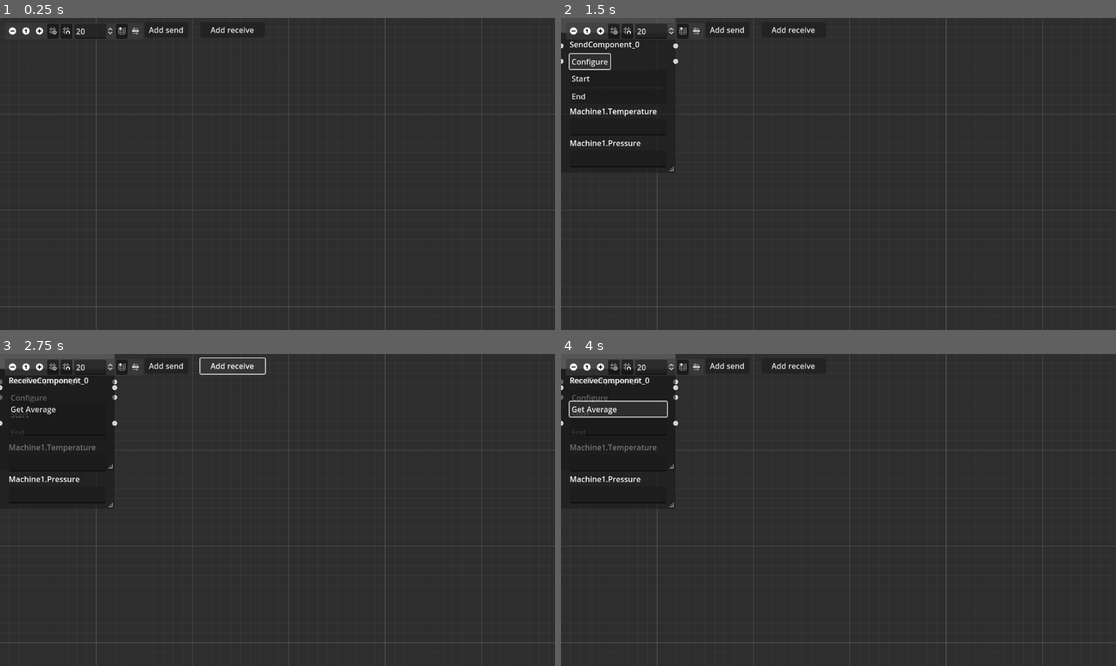
Above: before the commit, frames 1-4 (two rows, left to right).
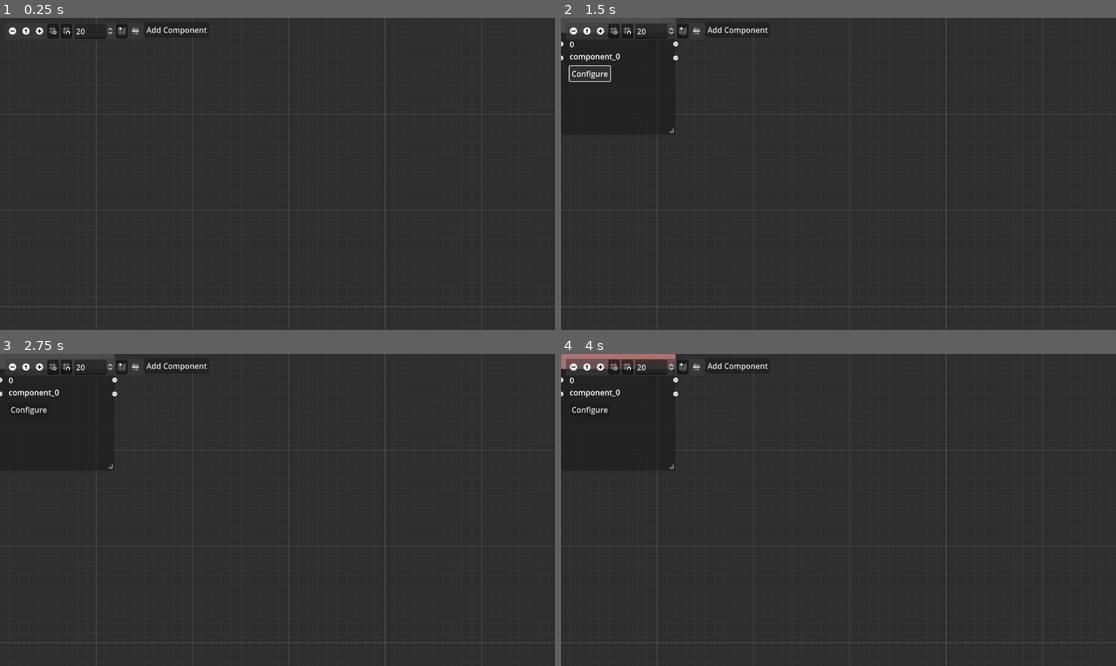
Above: after the commit, the same moments.

Repository: HuyChu92/dtc-dr
Game: Godot game, scene res://raster.tscn
Same seed, same stepped clock (60 frames per second), same inputs: the game is played once before the commit and once after it.
Inputs (mouse positions are in pixels of both pictures, inside the frame that each line leads up to):
- Up to frame 1 (0.25 s): no input
- Up to frame 2 (1.5 s): click "Add send" (after the commit: "Add Component") at 0.5 s; click "Configure" at 1.25 s
- Up to frame 3 (2.75 s): click (233, 366) at 2 s, where only the run before the commit has a clickable "Add receive"
- Up to frame 4 (4 s): click (616, 410) at 2.75 s, where only the run before the commit has a clickable "Get Average"; click (616, 413) at 3.5 s, where only the run before the commit has a clickable "Start"

The runs differ from the first frame. In frame 1, 0.2% of the frame differs, in the area x 26-46%, y 2-7%; in frame 2, 1.4%; in frame 3, 1.3%; in frame 4, 2.0%, in the area x 0-46%, y 0-50%.
Error before the commit: Invalid access to property or key 'averageTemperature' on a base object of type 'Nil'. (res://scripts/ReceiveComponent.gd:107)

Commit message:
Add files via upload

Diff:
--- a/digital-twin-configurator-godot-files/ComponentMenu.tscn
+++ b/digital-twin-configurator-godot-files/ComponentMenu.tscn
@@ -13,6 +13,8 @@
 anchors_preset = 15
 anchor_right = 1.0
 anchor_bottom = 1.0
+offset_left = 1.0
+offset_right = 1.0
 grow_horizontal = 2
 grow_vertical = 2
 script = ExtResource("1_64b2g")
@@ -56,12 +58,30 @@
 
 [node name="ComponentNameLabel" type="Label" parent="Control"]
 layout_mode = 0
-offset_left = 868.0
-offset_top = 108.0
-offset_right = 960.0
-offset_bottom = 134.0
+offset_left = 865.0
+offset_top = 96.0
+offset_right = 994.0
+offset_bottom = 135.0
 text = "Placeholder"
 label_settings = SubResource("LabelSettings_fv5sy")
+
+[node name="NewNameInput" type="LineEdit" parent="Control"]
+layout_mode = 0
+offset_left = 864.0
+offset_top = 96.0
+offset_right = 995.0
+offset_bottom = 135.0
+theme_override_font_sizes/font_size = 12
+placeholder_text = "Nieuwe Naam (Enter)"
+flat = true
+
+[node name="InvisNameChangeButton" type="Button" parent="Control"]
+layout_mode = 0
+offset_left = 860.0
+offset_top = 92.0
+offset_right = 1034.0
+offset_bottom = 140.0
+flat = true
 
 [node name="setApiButton" type="Button" parent="Control"]
 layout_mode = 0
@@ -117,5 +137,7 @@
 offset_bottom = 622.0
 
 [connection signal="pressed" from="Control/closeButton" to="." method="_on_close_button_pressed"]
+[connection signal="text_submitted" from="Control/NewNameInput" to="." method="_on_new_name_input_text_submitted"]
+[connection signal="button_down" from="Control/InvisNameChangeButton" to="." method="_on_invis_name_change_button_button_down"]
 [connection signal="pressed" from="Control/setApiButton" to="." method="_on_set_api_button_pressed"]
 [connection signal="request_completed" from="Control/setApiButton/HTTPRequest" to="." method="_on_http_request_request_completed"]
--- a/digital-twin-configurator-godot-files/component-receive.tscn
+++ b/digital-twin-configurator-godot-files/component-receive.tscn
@@ -1,6 +1,88 @@
-[gd_scene load_steps=2 format=3 uid="uid://b17qnt3ppq0kr"]
+[gd_scene load_steps=2 format=3 uid="uid://cphmh8scoelo7"]
 
-[ext_resource type="Script" path="res://scripts/ReceiveComponent.gd" id="1_i30bc"]
+[sub_resource type="GDScript" id="GDScript_6hkvp"]
+script/source = "extends GraphNode
+
+@onready var Line = $Line
+@onready var _componentName : Label = $Line/ComponentName
+@onready var flaskOutput = $Line/FlaskOutput
+
+var ComponentMenuVisBool = false
+var receiver_node_name : String = \"\"
+var NewReceiveNodeName : String = \"\"
+var connectionDict = {}
+var SendComponent
+var json_result
+
+
+# Called when the node enters the scene tree for the first time.
+func _ready():
+	SignalHub.connect(\"NewReceiveNodeName\", Callable(self, \"_onInitialiseNode\"))
+	SignalHub.connect(\"connectionDict\", Callable(self, \"_isConnected\"))
+
+
+#De nieuwe receive node wordt aangemaakt, de meegegeven naam wordt toegewezen en weergegeven.
+func _onInitialiseNode(NewReceiveNodeName):
+	set_name(NewReceiveNodeName)
+	receiver_node_name = get_name()
+	_componentName.text = receiver_node_name
+
+#Er wordt gekeken of de huidige node (receiver_node_name) aanwezig is in connectionDict (waarin alle connections gedefineerd zijn)
+#Vervolgens wordt de sendnode geassocieerd met de receivenode achterhaald.
+#De functie _accesRawApiData wordt aangeroepen. De API inhoud van de achterhaalde sendnode wordt geraadpleegd
+func _isConnected(connectionDict):
+	print(\"receiver_node_name: \", receiver_node_name)
+
+	if receiver_node_name not in connectionDict:
+		print(\"an error has occured. Please try to lay the connection an other way\")
+	else:
+		self.SendComponent = connectionDict[receiver_node_name][\"from=\"]
+		SignalHub.connect(\"nodeInformationDict\", Callable(self, \"_accesRawApiData\"))
+
+#Voor verwerking in de flask server wordt de array in aparte integers omgezet in een dictionary.
+func _accesRawApiData(nodeInformationDict):
+	self.json_result = nodeInformationDict[SendComponent][\"Api Data= \"]
+	_convert_string_to_dict(json_result)
+
+
+#Voor verwerking in de flask server wordt de array in aparte integers omgezet in een dictionary.
+func _convert_string_to_dict(json_result: Array) -> Dictionary:
+	var data = {}
+
+	for i in range(json_result.size()):
+		data[\"int\" + str(i + 1)] = json_result[i]
+
+	_flaskRequest(data)
+	return data
+
+#De dictionary wordt naar de flask server gepost (Ip adres aanpassen aan de flask server!!!).
+func _flaskRequest(data):
+	var json = JSON.stringify(data)
+	var headers = [\"Content-Type: application/json\"]
+	#Ip adres aanpassen aan het IP waar flask wordt gehost.
+	$HTTPPost.request(\"http://0.0.0.0/sum\", headers, HTTPClient.METHOD_POST, json)
+
+#Het gerturnede resultaat wordt weergegeven in de scrollbox flaskOutput
+func _on_http_post_request_completed(result, response_code, headers, body):
+	var json_post_result = JSON.parse_string(body.get_string_from_utf8())
+	flaskOutput.text = str(json_post_result)
+
+## Controls
+#Resize
+func _on_resize_request(new_minsize):
+	self.size = new_minsize
+
+#Close
+func _on_close_request():
+	self.queue_free()
+
+
+func _on_configure_button_pressed():
+	self.ComponentMenuVisBool = true
+	receiver_node_name = get_name()
+	SignalHub.emit_signal(\"ComponentMenuStatus\", ComponentMenuVisBool, receiver_node_name)
+	SignalHub.emit_signal(\"NodeInformation\", receiver_node_name)
+"
 
 [node name="GraphNode" type="GraphNode"]
 anchors_preset = 8
@@ -36,7 +118,7 @@
 slot/1/right_color = Color(1, 1, 1, 1)
 slot/1/right_icon = null
 slot/1/draw_stylebox = true
-script = ExtResource("1_i30bc")
+script = SubResource("GDScript_6hkvp")
 
 [node name="Line" type="VBoxContainer" parent="."]
 custom_minimum_size = Vector2(0, 30)
@@ -55,20 +137,8 @@
 custom_minimum_size = Vector2(0, 90)
 layout_mode = 2
 
-[node name="Button" type="Button" parent="Line2"]
-layout_mode = 2
-text = "Get Average"
-alignment = 0
-
-[node name="TextEdit" type="TextEdit" parent="Line2"]
-custom_minimum_size = Vector2(0, 35)
-layout_mode = 2
-
 [node name="HTTPPost" type="HTTPRequest" parent="."]
-
-[node name="HTTPGet" type="HTTPRequest" parent="."]
 
 [connection signal="close_request" from="." to="." method="_on_close_request"]
 [connection signal="resize_request" from="." to="." method="_on_resize_request"]
-[connection signal="pressed" from="Line2/Button" to="." method="_on_button_pressed"]
 [connection signal="request_completed" from="HTTPPost" to="." method="_on_http_post_request_completed"]
--- /dev/null
+++ b/digital-twin-configurator-godot-files/component.tscn
@@ -0,0 +1,81 @@
+[gd_scene load_steps=2 format=3 uid="uid://qcsdym220ofv"]
+
+[ext_resource type="Script" path="res://scripts/Component.gd" id="1_tdwr8"]
+
+[node name="GraphNode" type="GraphNode"]
+anchors_preset = 8
+anchor_left = 0.5
+anchor_top = 0.5
+anchor_right = 0.5
+anchor_bottom = 0.5
+offset_left = -120.0
+offset_top = -192.0
+offset_right = 118.0
+offset_bottom = 50.0
+grow_horizontal = 2
+grow_vertical = 2
+scale = Vector2(0.988867, 1)
+mouse_filter = 1
+show_close = true
+resizable = true
+slot/0/left_enabled = true
+slot/0/left_type = 0
+slot/0/left_color = Color(1, 1, 1, 1)
+slot/0/left_icon = null
+slot/0/right_enabled = true
+slot/0/right_type = 0
+slot/0/right_color = Color(1, 1, 1, 1)
+slot/0/right_icon = null
+slot/0/draw_stylebox = true
+slot/1/left_enabled = true
+slot/1/left_type = 0
+slot/1/left_color = Color(1, 1, 1, 1)
+slot/1/left_icon = null
+slot/1/right_enabled = true
+slot/1/right_type = 0
+slot/1/right_color = Color(1, 1, 1, 1)
+slot/1/right_icon = null
+slot/1/draw_stylebox = true
+slot/2/left_enabled = false
+slot/2/left_type = 0
+slot/2/left_color = Color(1, 1, 1, 1)
+slot/2/left_icon = null
+slot/2/right_enabled = false
+slot/2/right_type = 0
+slot/2/right_color = Color(1, 1, 1, 1)
+slot/2/right_icon = null
+slot/2/draw_stylebox = true
+slot/3/left_enabled = false
+slot/3/left_type = 0
+slot/3/left_color = Color(1, 1, 1, 1)
+slot/3/left_icon = null
+slot/3/right_enabled = false
+slot/3/right_type = 0
+slot/3/right_color = Color(1, 1, 1, 1)
+slot/3/right_icon = null
+slot/3/draw_stylebox = true
+script = ExtResource("1_tdwr8")
+
+[node name="IdLabel" type="Label" parent="."]
+layout_mode = 2
+
+[node name="Line" type="VBoxContainer" parent="."]
+custom_minimum_size = Vector2(0, 30)
+layout_mode = 2
+
+[node name="ComponentName" type="Label" parent="Line"]
+layout_mode = 2
+
+[node name="ConfigureButton" type="Button" parent="."]
+layout_mode = 2
+size_flags_horizontal = 0
+tooltip_text = "Configure this component"
+text = "Configure"
+
+[node name="Line2" type="VBoxContainer" parent="."]
+custom_minimum_size = Vector2(0, 90)
+layout_mode = 2
+
+[connection signal="close_request" from="." to="." method="_on_close_request"]
+[connection signal="resize_request" from="." to="." method="_on_resize_request"]
+[connection signal="pressed" from="ConfigureButton" to="." method="_on_configure_button_pressed"]
--- /dev/null
+++ b/digital-twin-configurator-godot-files/components.json
@@ -0,0 +1 @@
+[{"ComponentId":0,"component":{"id":0,"name":"component_0"}},{"ComponentId":1,"component":{"id":1,"name":"component_1"}},{"ComponentId":2,"component":{"id":2,"name":"component_2"}}]
--- a/digital-twin-configurator-godot-files/project.godot
+++ b/digital-twin-configurator-godot-files/project.godot
@@ -20,3 +20,4 @@
 SignalHub="*res://scripts/SignalHub.gd"
 NodeInformation="*res://scripts/nodeInformation.gd"
 Connections="*res://scripts/connections.gd"
+ComponentsJson="*res://scripts/components_json.gd"
--- a/digital-twin-configurator-godot-files/raster.tscn
+++ b/digital-twin-configurator-godot-files/raster.tscn
@@ -43,18 +43,9 @@
 offset_top = 9.0
 offset_right = 391.0
 offset_bottom = 41.0
-text = "Add send
+text = "Add Component
 "
-
-[node name="Button-receive" type="Button" parent="."]
-layout_mode = 0
-offset_left = 416.0
-offset_top = 9.0
-offset_right = 550.0
-offset_bottom = 41.0
-text = "Add receive"
 
 [connection signal="connection_request" from="GraphEdit" to="GraphEdit" method="_on_connection_request"]
 [connection signal="disconnection_request" from="GraphEdit" to="GraphEdit" method="_on_disconnection_request"]
 [connection signal="pressed" from="Button-send" to="." method="_on_add_send_comp_button_pressed"]
-[connection signal="pressed" from="Button-receive" to="." method="_on_add_receive_comp_button_pressed"]
--- /dev/null
+++ b/digital-twin-configurator-godot-files/scripts/Component.gd
@@ -0,0 +1,76 @@
+extends GraphNode
+
+@onready var Line = $Line
+@onready var _componentName : Label = $Line/ComponentName
+#@onready var other_scene_instance = preload("res://raster.tscn").new()
+
+
+var ComponentMenuVisBool = false
+var ComponentName : String = ""
+var InitialComponentName : String = ""
+var ComponentId
+var content
+var item
+var data_received
+
+# Called when the node enters the scene tree for the first time.
+func _ready():
+	SignalHub.connect("updateComponents", Callable(self, "_onInitialiseNode"))
+	SignalHub.connect("NodeInformation", Callable(self, "_editedName"))
+
+#De nieuwe send node wordt aangemaakt, de meegegeven naam wordt toegewezen en weergegeven.
+
+#https://docs.godotengine.org/en/stable/classes/class_fileaccess.html#description
+func _onInitialiseNode(ComponentId, InitialComponentName):
+	var jsonfile = FileAccess.open("res://components.json", FileAccess.READ)
+	content = jsonfile.get_as_text()
+	jsonfile.close()
+
+	var json = JSON.new()
+	var error = json.parse(content)
+	if error == OK:
+		data_received = json.data
+		if typeof(data_received) == TYPE_ARRAY:
+			print("JSON Array", data_received) #Array
+		else:
+			print("Unexpected data")
+
+	for item in data_received:
+		if item["ComponentId"] == ComponentId:
+			ComponentName = item["component"]["name"]
+			print("The component name for Id: ", ComponentId, " is: ", ComponentName)
+			_componentName.text = ComponentName
+			$IdLabel.text = str(ComponentId)
+			break
+		else:
+			print("No matching component found for ComponentId: " , ComponentId )
+
+#	var root_node = get_node("GraphEdit")
+#	print("root_node ", root)
+
+
+
+func _editedName(ComponentName):
+	self.ComponentName = ComponentName
+	_componentName.text = ComponentName
+
+
+
+# Called every frame. 'delta' is the elapsed time since the previous frame.
+func _process(delta):
+	pass
+
+## Controls
+#Resize
+func _on_resize_request(new_minsize):
+	self.size = new_minsize
+
+#Close
+func _on_close_request():
+	self.queue_free()
+
+
+func _on_configure_button_pressed():
+	self.ComponentMenuVisBool = true
+	SignalHub.emit_signal("ComponentMenuStatus", ComponentMenuVisBool, ComponentName)
+	SignalHub.emit_signal("NodeInformation", ComponentName)
--- a/digital-twin-configurator-godot-files/scripts/ComponentMenu.gd
+++ b/digital-twin-configurator-godot-files/scripts/ComponentMenu.gd
@@ -9,7 +9,7 @@
 @onready var ApiOutput = $Control/ApiOutput
 
 var ComponentMenuVisBool = false
-var node_name : String = ""
+var ComponentName : String = ""
 var ApiInput : String = ""
 var rawApiData
 var nodeInformationDict : Dictionary = {}
@@ -33,20 +33,19 @@
 	apiErrorLabel.visible = false
 
 
-
 #Dit verzorgd de naam van de geselecteerde component in het menu
-func _on_configure_button_pressed(ComponentMenuVisBool, node_name):
+func _on_configure_button_pressed(ComponentMenuVisBool, ComponentName):
 
 	_menu.visible = ComponentMenuVisBool
-	_componentNameLabel.text = node_name
+	_componentNameLabel.text = ComponentName
 	_resetCompMenu()
 
-	if nodeInformationDict.has (node_name):
+	if nodeInformationDict.has (ComponentName):
 		#print("nodeInformationDict", nodeInformationDict)
-		var accesApiData = nodeInformationDict[node_name]["Api Data= "]
+		var accesApiData = nodeInformationDict[ComponentName]["Api Data= "]
 		ApiOutput.text = str(accesApiData)
 
-		var accesApiUrl = nodeInformationDict[node_name]["Api Url= "]
+		var accesApiUrl = nodeInformationDict[ComponentName]["Api Url= "]
 		_ApiInputBox.text = str(accesApiUrl)
 
 	else:
@@ -61,7 +60,7 @@
 #Wanneer op de API ('set') knop wordt gedrukt
 func _on_set_api_button_pressed():
 	self.ApiInput = _ApiInputBox.text
-	self.node_name = _componentNameLabel.text
+	self.ComponentName = _componentNameLabel.text
 
 	var error = http_request.request(ApiInput)
 	if error != OK:
@@ -76,23 +75,38 @@
 	apiErrorLabel.visible = false
 	apiSuccesLabel.visible = true
 	self.rawApiData = JSON.parse_string(body.get_string_from_utf8())
-	_addToNodeInformation(node_name, ApiInput, rawApiData)
+	_addToNodeInformation(ComponentName, ApiInput, rawApiData)
 
 
-func _addToNodeInformation(node_name, ApiInput, rawApiData):
+func _addToNodeInformation(ComponentName, ApiInput, rawApiData):
 	ApiInput = _ApiInputBox.text
-	node_name = _componentNameLabel.text
+	ComponentName = _componentNameLabel.text
 
-	SignalHub.emit_signal("NodeInformation", node_name, ApiInput, rawApiData)
+	SignalHub.emit_signal("NodeInformation", ComponentName, ApiInput, rawApiData)
 
 #deze functie behandelt het weergeven van de ruwe api in de ComponentMenu scene
 func _displayRawApi(nodeInformationDict):
 	self.nodeInformationDict = nodeInformationDict
 
-	if node_name in self.nodeInformationDict:
-		var api_data = self.nodeInformationDict[node_name]["Api Data= "]
+	if ComponentName in self.nodeInformationDict:
+		var api_data = self.nodeInformationDict[ComponentName]["Api Data= "]
 		ApiOutput.text = str(api_data)
 
 	else:
 		print("Node name not found in nodeInformationDict")
 		return null
+
+
+func _on_invis_name_change_button_button_down():
+	_componentNameLabel.visible = 0
+	$Control/NewNameInput.visible = 1
+	$Control/InvisNameChangeButton.visible = 0
+
+
+func _on_new_name_input_text_submitted(new_text):
+	self.ComponentName = $Control/NewNameInput.text
+	$Control/NewNameInput.visible = 0
+	_componentNameLabel.text = ComponentName
+	_componentNameLabel.visible = 1
+	$Control/InvisNameChangeButton.visible = 1
+	SignalHub.emit_signal("NodeInformation", ComponentName)
--- a/digital-twin-configurator-godot-files/scripts/SignalHub.gd
+++ b/digital-twin-configurator-godot-files/scripts/SignalHub.gd
@@ -1,15 +1,16 @@
 extends Node
 
+#JSON
+signal updateComponents(ComponentId, ComponentName)
 
 #Signaal dat in raster-main wordt meegegeven aan een nieuwe graph-node
-signal NewSendNodeName(NewSendNodeName)
-signal NewReceiveNodeName(NewReceiveNodeName)
+signal InitialComponentName(ComponentId, InitialComponentName)
 
 #Signaal dat de boolean van het ComponentMenu behandelt.
-signal ComponentMenuStatus(ComponentMenuVisBool, sender_node_name)
+signal ComponentMenuStatus(ComponentMenuVisBool, ComponentName)
 
 #NodeInformatie
-signal NodeInformation(sender_node_name, ApiInput, rawApiData)
+signal NodeInformation(ComponentName, ApiInput, rawApiData)
 
 #dict van de nodeinformation
 signal nodeInformationDict(nodeInformationDict)
--- /dev/null
+++ b/digital-twin-configurator-godot-files/scripts/components_json.gd
@@ -0,0 +1,36 @@
+extends Node
+
+var components : Array = []
+var ComponentName
+var ComponentId
+
+func _ready():
+	# Create some sample components
+	SignalHub.connect("updateComponents", Callable(self, "_json_ready"))
+#	ComponentId, ComponentName
+
+
+func _json_ready(ComponentId, ComponentName):
+	# Create a dictionary for the current component
+	var component_dict : Dictionary = {
+		"ComponentId": ComponentId,
+		"component": {
+			"id": ComponentId,
+			"name": ComponentName
+		}
+	}
+
+	# Append the dictionary to the list
+	components.append(component_dict)
+
+	# Save the list to a JSON file
+	save_to_json()
+
+func save_to_json():
+	# Save JSON data to a file
+	var file = FileAccess.open("res://components.json", FileAccess.WRITE)
+	var line = JSON.stringify(components)
+	file.store_line(line)
+	file.close()
+
+	#SignalHub_emit
--- a/digital-twin-configurator-godot-files/scripts/raster-main.gd
+++ b/digital-twin-configurator-godot-files/scripts/raster-main.gd
@@ -2,32 +2,74 @@
 
 
 #Gemaakte Scene importeren. Deze scene(s) zijn verschillende GraphNodes
-@onready var component_send = load("res://component-send.tscn")
-
-@onready var component_receive = load("res://component-receive.tscn")
+@onready var new_component = load("res://component.tscn")
 
 @onready var Graph = $GraphEdit
 
-var NewSendNodeName : String = ""
-var NewReceiveNodeName : String = ""
-var umpteenthNewSendNode  = 0
-var umpteenthNewReceiveNode  = 0
+var InitialComponentName : String = ""
+var umpteenthNewComponent  = 0
+
+
+
+var ComponentMenuVisBool = false
+var ComponentName : String = ""
+var ComponentId
+var content
+var item
+var data_received
 
 
 func add_node(type):
-	Graph.add_child(type.instantiate())
+	var new_component = type.instantiate()
+	Graph.add_child(new_component)
+
+	## Voegt een naam toe zodat de Node later teruggevonden kan worden.
+	var new_component_id = umpteenthNewComponent
+	new_component.name = "component_" + str(new_component_id)
+
+
+
+	#Graph.add_child(type.instantiate())
 
 #(Add component knop)
 func _on_add_send_comp_button_pressed():
-	NewSendNodeName = "SendComponent" + "_" + str(umpteenthNewSendNode)
-	add_node(component_send)
-	SignalHub.emit_signal("NewSendNodeName", NewSendNodeName)
+	InitialComponentName = "component" + "_" + str(umpteenthNewComponent)
+	add_node(new_component)
+	var ComponentName = InitialComponentName
+	var ComponentId = umpteenthNewComponent
+	#SignalHub.emit_signal("InitialComponentName", ComponentId, InitialComponentName)
+	SignalHub.emit_signal("updateComponents", ComponentId, ComponentName)
+	_onInitialiseNode(ComponentId, InitialComponentName)
+	self.umpteenthNewComponent = umpteenthNewComponent + 1
 
-func _on_add_receive_comp_button_pressed():
-	NewReceiveNodeName = "ReceiveComponent" + "_" + str(umpteenthNewReceiveNode)
-	add_node(component_receive)
-	SignalHub.emit_signal("NewReceiveNodeName", NewReceiveNodeName)
+func _onInitialiseNode(ComponentId, InitialComponentName):
+	var jsonfile = FileAccess.open("res://components.json", FileAccess.READ)
+	content = jsonfile.get_as_text()
+	jsonfile.close()
 
+	var json = JSON.new()
+	var error = json.parse(content)
+	if error == OK:
+		data_received = json.data
+		if typeof(data_received) == TYPE_ARRAY:
+			print("JSON Array", data_received) #Array
+		else:
+			print("Unexpected data")
+
+	# Naam bij Id zoeken
+	for item in data_received:
+		if item["ComponentId"] == ComponentId:
+			ComponentName = item["component"]["name"]
+			print("The component name for Id: ", ComponentId, " is: ", ComponentName)
+
+			# Haalt de naam huidige child uit de boom
+			var child = Graph.get_node("component_" + str(ComponentId))
+			print("child: ", child.name)
+			#ComponentName
+			#$IdLabel.text = str(ComponentId)
+			break
+		else:
+			print("No matching component found for ComponentId: " , ComponentId )
 
 
 
Not shown, changed: digital-twin-configurator-godot-files/export_presets.cfg
